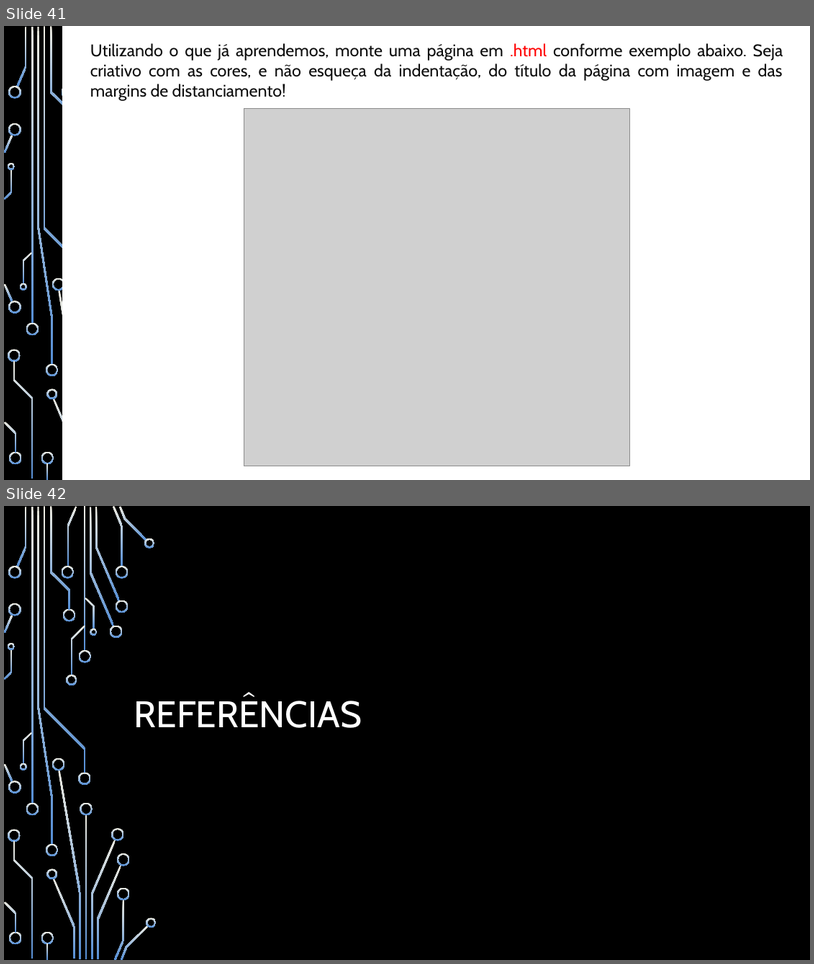
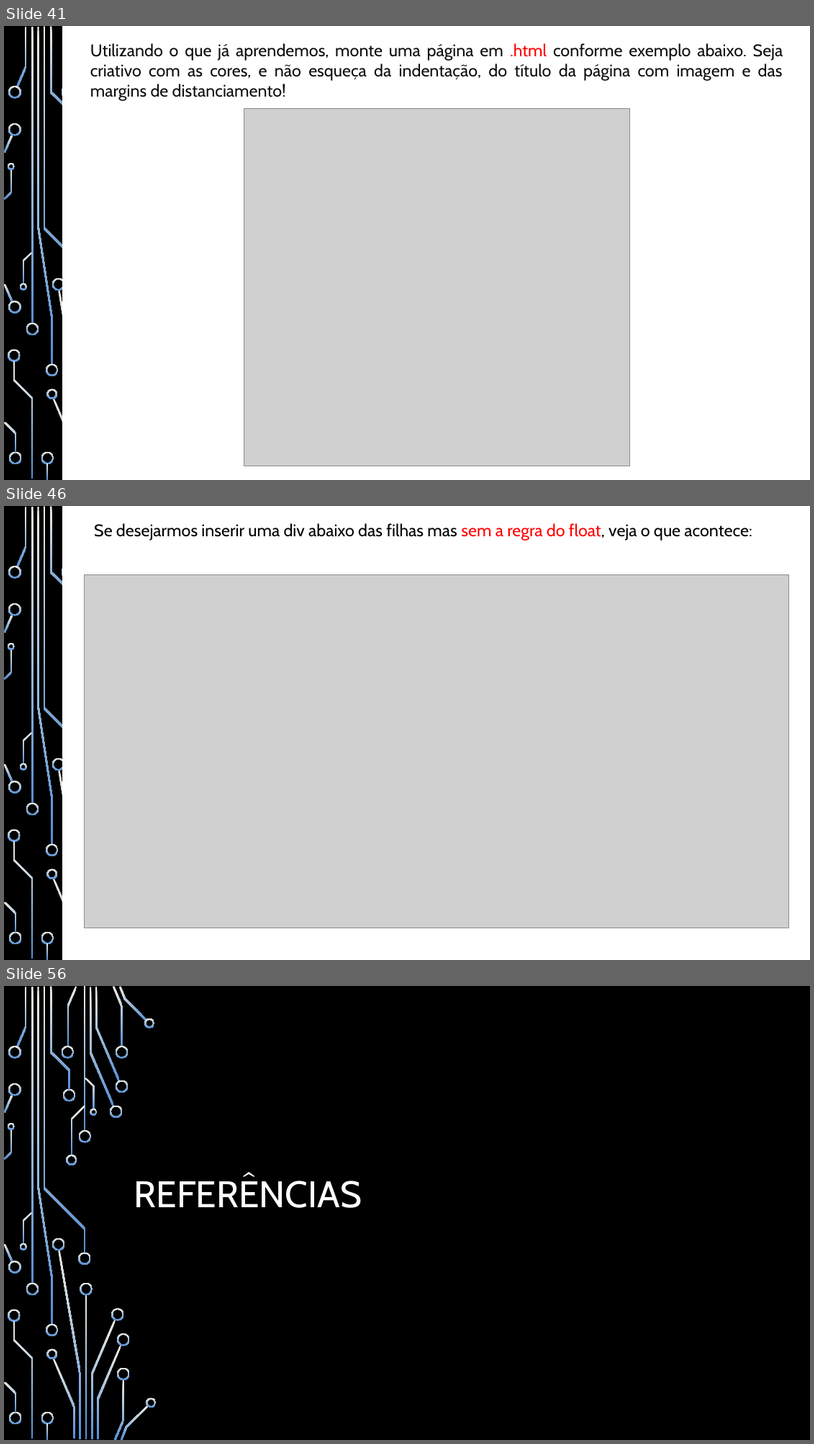
Before and after one commit to heitorsam/aulas_iep, a slide deck: documentos/Apostila - Desenvolvimento Web - IEP.pptx. Shown one above the other, each under a label of ours: slides 41 and 42 before the commit, slides 41, 46 and 56 after it; the slides between them are not shown. The pictures are 814x964 and 814x1444 pixels, drawn with LibreOffice and Linux fonts; fonts in the diff are those of the drawing; grey boxes stand for pictures; background and template pictures are left out. Boxes give left, top, right and bottom in pixels: in the first picture for what was removed or moved away, otherwise in the second. Text is boxed around its words. In the diff, an @@ line names an element or a change of style, - is before the commit and + after.

```diff
--- a/documentos/Apostila - Desenvolvimento Web - IEP.pptx
+++ b/documentos/Apostila - Desenvolvimento Web - IEP.pptx
@@ slide 46 added at [4,506,810,960], background picture (left out); not listed: 37 template elements that a slide beside it also shows @@
@@ rectangle added at [63,506,810,960], fill #FFFFFF, outline #FFFFFF 1.25 pt @@
@@ text added at [94,523,752,541], 20 pt, text #000000 @@
+Se desejarmos inserir uma div abaixo das filhas mas sem a regra do float, veja o que acontece:
@@ picture added at [85,575,790,928] @@
@@ what was slide 42 is now slide 56 @@
```
Also in this commit, not shown: 2 slides changed, 13 other slides added, 10 other files.
